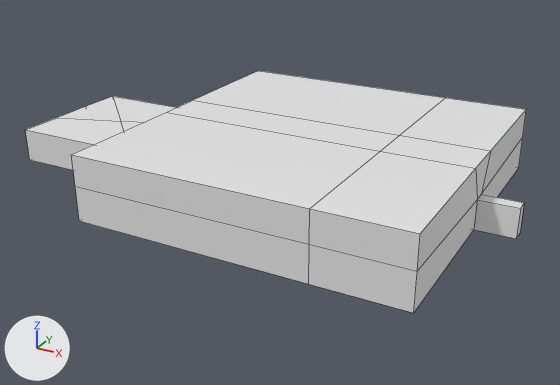
The FBX model My project/Assets/models/location/5level.fbx, before and after one commit.
Camera for both pictures: a camera (50 mm lens) standing at (11.06, -9.94, 5.7) and looking at (6.09, -0.91, 1.18). Every picture has the same lights, and +X, +Y and +Z are marked at lower left. Mesh edges are drawn as thin lines on the coarser meshes. Where no turn or scale is listed for an object, it has been applied to the vertices.

The scene before the commit, as lines of its bpy script (objects in view):
```python
me_plane = bpy.data.meshes.new('Plane')
me_plane.from_pydata(...)  # 55 vertices, 53 faces; spans x -1.0..6.12, y -2.27..2.27, z 0.0..0.9
ob_plane = bpy.data.objects.new('Plane', me_plane)
ob_plane.location = (3.39, -1.1, 1.4)
```
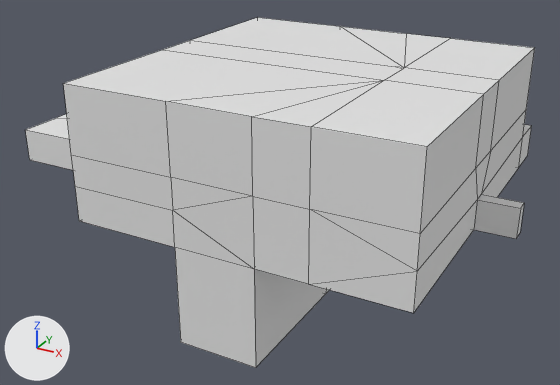
Where the change shows, as pixel boxes [x1, y1, x2, y2] in the pictures (560 x 385 px):
```json
{"object": "Plane", "change": "reshaped", "before": [25, 71, 526, 313], "after": [25, 18, 535, 368], "on screen": "44% taller"}
{"part": 1, "of": "me_plane", "change": "built on", "before": [72, 71, 526, 291], "after": [63, 18, 535, 368]}
```

The change, as JSON lines over the scene's bpy script:
```json
{"block": "me_plane", "where": "# used by ob_plane; location = (3.39, -1.1, 1.4)"}
{"op": "remove", "block": "me_plane", "code": "me_plane.from_pydata(...)  # 55 vertices, 53 faces; spans x -1.0..6.12, y -2.27..2.27, z 0.0..0.9"}
{"op": "add", "block": "me_plane", "code": "me_plane.from_pydata(...)  # 120 vertices, 128 faces; spans x -1.0..6.12, y -2.27..2.84, z -1.57..1.8"}
{"block": "me_plane", "change": "me_plane part 1"}
{"block": "me_plane", "change": "2 vertices are removed from x 4.4, y -2.27..0.33, z 0.48..0.9"}
{"block": "me_plane", "change": "16 faces are deleted"}
{"block": "me_plane", "change": "22 vertices are added at x 2.63..4.4, y -2.27..1.44, z -1.57..1.8"}
{"block": "me_plane", "change": "9 new vertices lie (0.0, 0.0, 0.9) away from vertices in x 1.14..5.6, y -2.27..2.27, z 0.9"}
{"block": "me_plane", "change": "10 new vertices lie (1.49, 0.0, 0.0) away from vertices in x 1.14, y -2.27..2.27, z 0.0..1.8"}
{"block": "me_plane", "change": "8 new vertices lie (0.0, 0.57, 0.0) away from vertices in x 1.14..5.6, y 2.27, z 0.0..0.48"}
{"block": "me_plane", "change": "10 new vertices lie (-0.68, 0.0, 0.0) away from vertices in x 4.4, y -2.27..2.84, z 0.0..1.8"}
{"block": "me_plane", "change": "8 new vertices lie (0.0, 0.0, -1.34) away from vertices in x 2.63..3.72, y -2.27..2.27, z 0.0"}
{"block": "me_plane", "change": "91 new faces join them"}
```
